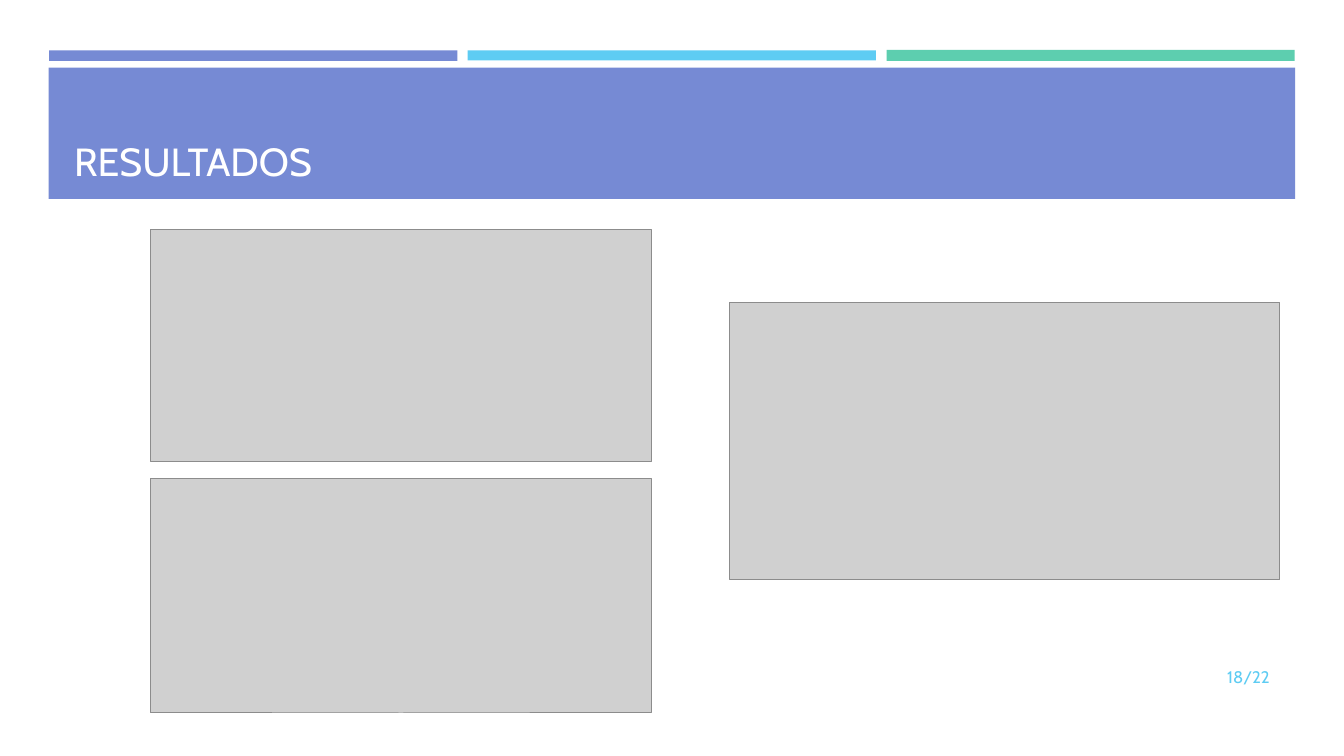
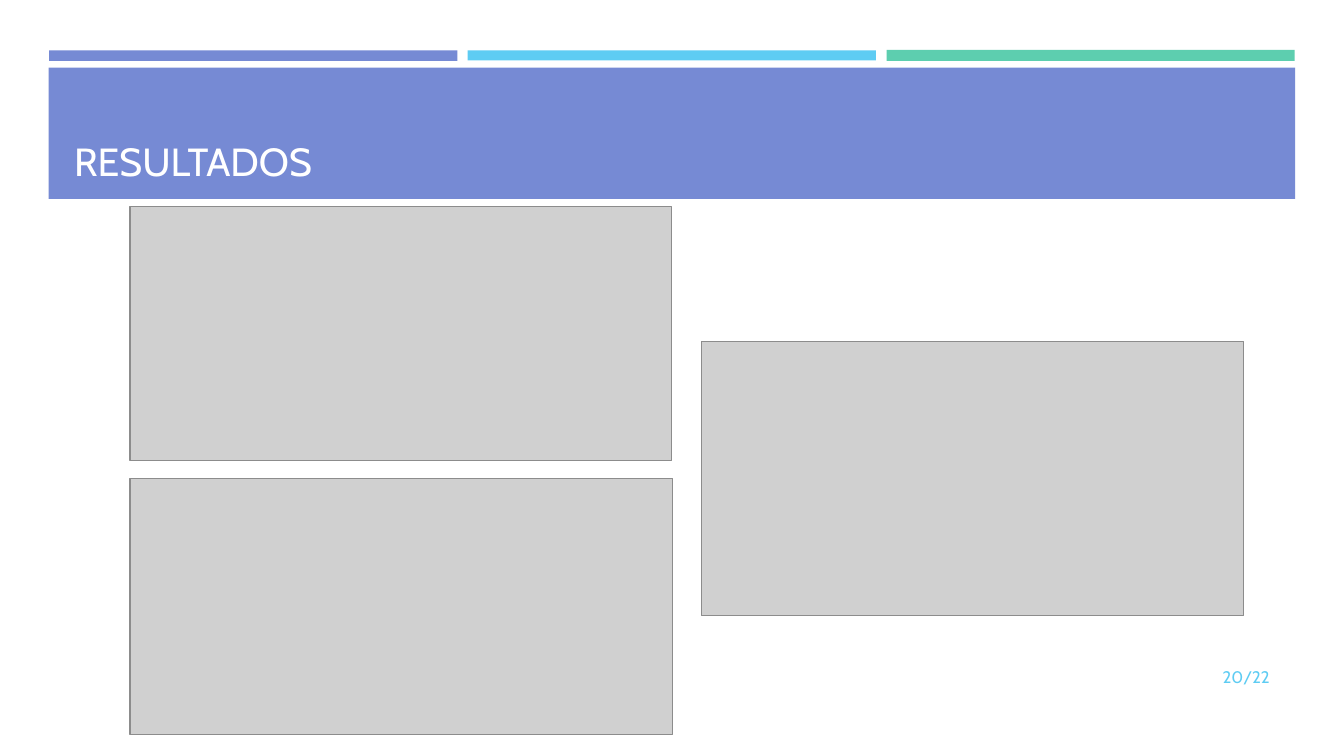
Before and after one commit to mdlunag/tfg, a slide deck: slide 20 of tfg_presentacio.pptx (slide 18 before the commit). Drawn at 1344x756 pixels with LibreOffice and Linux fonts; fonts in the diff are those of the drawing; grey boxes stand for pictures. Boxes give left, top, right and bottom in pixels: in the first picture for what was removed or moved away, otherwise in the second. Text is boxed around its words. In the diff, an @@ line names an element or a change of style, - is before the commit and + after.

```diff
--- a/tfg_presentacio.pptx
+++ b/tfg_presentacio.pptx
@@ picture resized from (x1=150, y1=230, x2=651, y2=462) to (x1=130, y1=207, x2=673, y2=461) @@
@@ picture resized from (x1=730, y1=302, x2=1280, y2=580) to (x1=702, y1=342, x2=1245, y2=616) @@
@@ picture resized from (x1=150, y1=479, x2=651, y2=714) to (x1=130, y1=479, x2=674, y2=735) @@
@@ page number at (x1=1223, y1=671, x2=1270, y2=685): text changed @@
-18/22
+20/22
```
Also in this commit, not shown: 9 other slides changed, 4 slides added, 1 slide removed, 4 other files.
